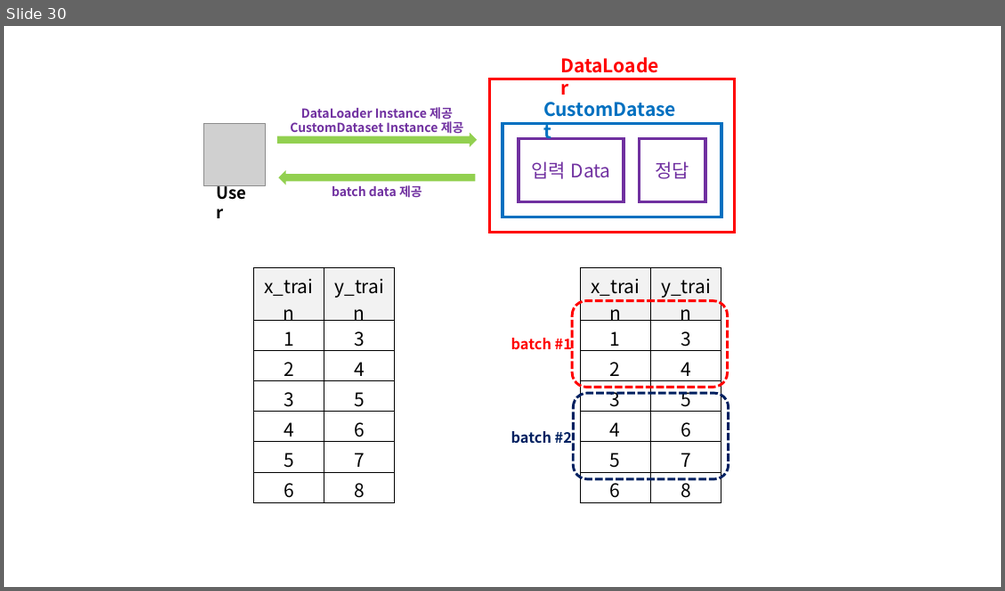
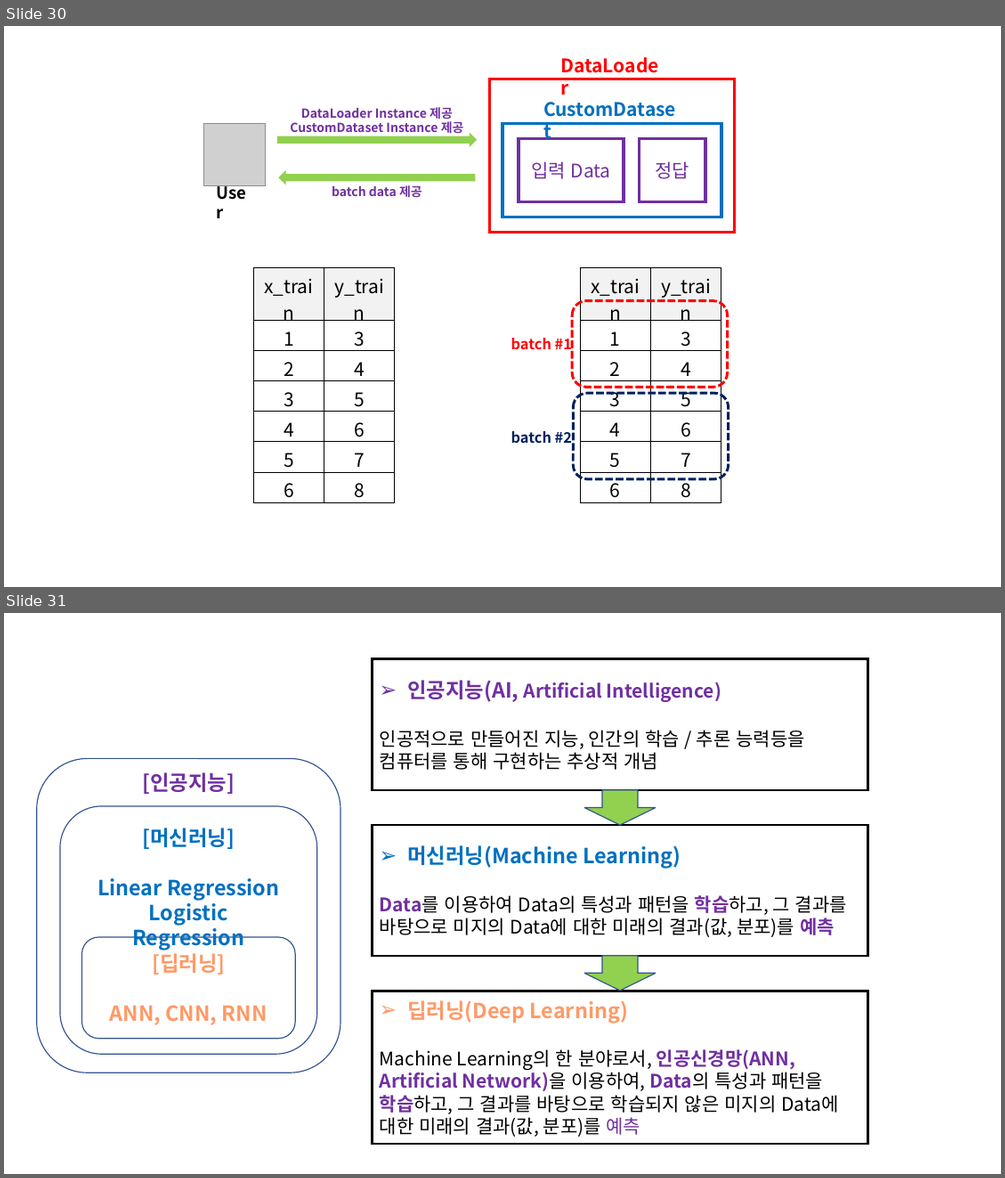
Before and after one commit to doalongwith/Pytorch, a slide deck: Pytorch_Image.pptx. Shown one above the other, each under a label of ours: slide 30 before the commit, slides 30 and 31 after it. The pictures are 1005x591 and 1005x1178 pixels, drawn with LibreOffice and Linux fonts; fonts in the diff are those of the drawing; grey boxes stand for pictures. Boxes give left, top, right and bottom in pixels: in the first picture for what was removed or moved away, otherwise in the second. Text is boxed around its words. In the diff, an @@ line names an element or a change of style, - is before the commit and + after.

```diff
--- a/Pytorch_Image.pptx
+++ b/Pytorch_Image.pptx
@@ slide 31 added at (4,613,1001,1174), background #FFFFFF @@
@@ rectangle added at (372,659,867,790), outline #000000 2 pt, 18 pt, text #000000 @@
+➢ 인공지능(AI, Artificial Intelligence)
+인공적으로 만들어진 지능, 인간의 학습 / 추론 능력등을 컴퓨터를 통해 구현하는 추상적 개념
@@ rounded rectangle added at (37,759,340,1073), outline #325491 1 pt @@
@@ text added at (142,772,235,794), 20 pt, text #7030A0, bold @@
+[인공지능]
@@ down arrow added at (584,790,655,826), fill #92D050, outline #325491 1 pt @@
@@ rounded rectangle added at (60,806,317,1054), outline #325491 1 pt @@
@@ rectangle added at (372,825,867,956), outline #000000 2 pt, 18 pt, text #000000 @@
+➢ 머신러닝(Machine Learning)
+Data를 이용하여 Data의 특성과 패턴을 학습하고, 그 결과를 바탕으로 미지의 Data에 대한 미래의 결과(값, 분포)를 예측
@@ text added at (97,827,279,950), 20 pt, text #0070C0, bold @@
+[머신러닝]
+Linear Regression
+Logistic Regression
@@ rounded rectangle added at (81,937,295,1038), outline #325491 1 pt, 20 pt, text #FF9966, bold @@
+[딥러닝]
+ANN, CNN, RNN
@@ down arrow added at (584,956,655,990), fill #92D050, outline #325491 1 pt @@
@@ rectangle added at (372,990,867,1143), outline #000000 2 pt, 18 pt, text #000000 @@
+➢ 딥러닝(Deep Learning)
+Machine Learning의 한 분야로서, 인공신경망(ANN, Artificial Network)을 이용하여, Data의 특성과 패턴을 학습하고, 그 결과를 바탕으로 학습되지 않은 미지의 Data에 대한 미래의 결과(값, 분포)를 예측
```
Also in this commit, not shown: 4 other slides added, 8 other files.
